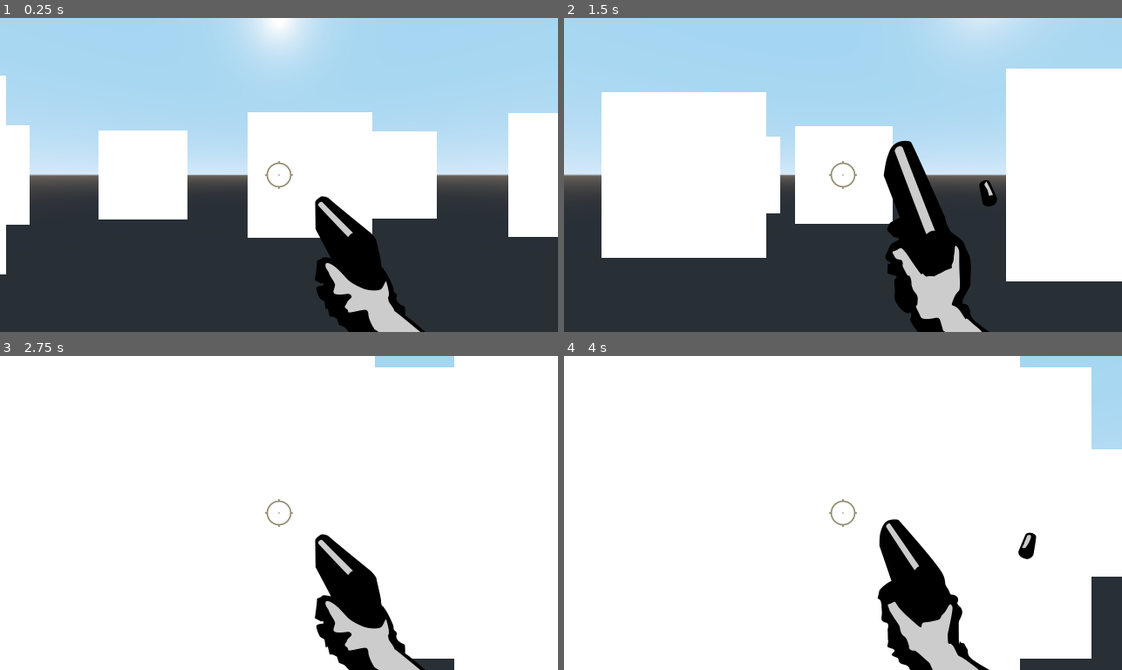
Above: before the commit, frames 1-4 (two rows, left to right).
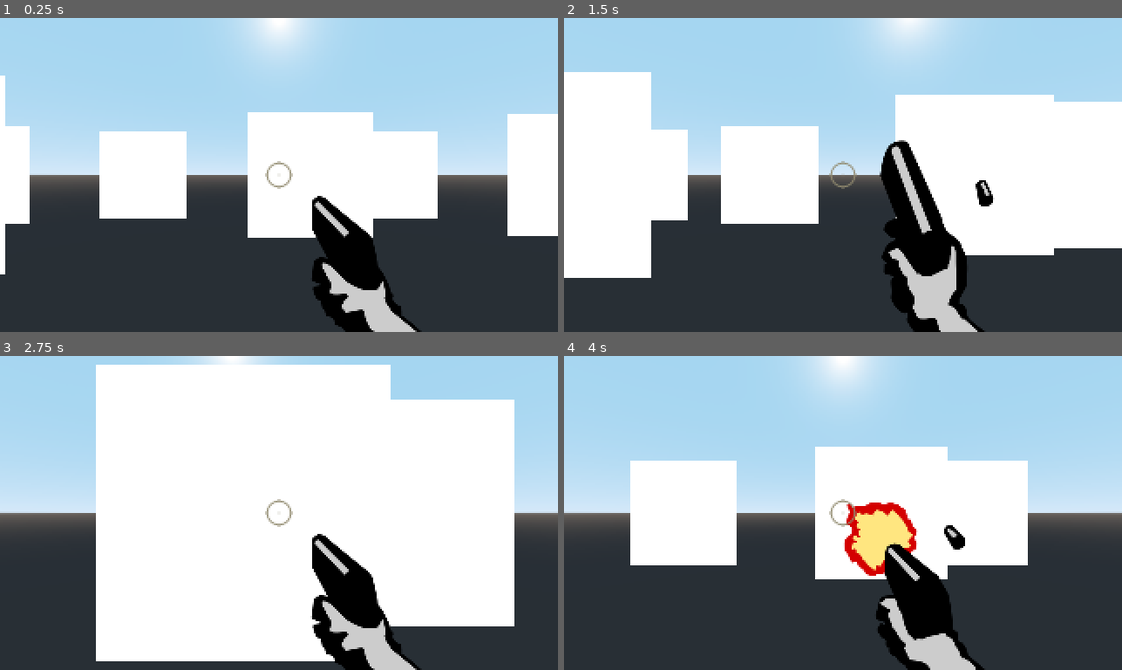
Above: after the commit, the same moments.

Repository: emanu-dev/godot-fps-prototype
Game: Godot game, scene res://World.tscn
Two runs of this game, one before a commit and one after it. Both use one fixed random seed, a clock stepped at 60 frames per second and the inputs below.
Inputs (mouse positions are in pixels of both pictures, inside the frame that each line leads up to):
- Up to frame 1 (0.25 s): no input
- Up to frame 2 (1.5 s): move the mouse to (870, 175) at 0.52 s; press the mouse at (870, 175) at 0.53 s; hold W (move_forwards) from 0.53 s (still down); move the mouse to (815, 175) at 1.27 s; release the mouse at (815, 175) at 1.28 s; click (815, 175) at 1.35 s
- Up to frame 3 (2.75 s): keep holding W (move_forwards); move the mouse to (290, 506) at 2.02 s; press the mouse at (290, 506) at 2.03 s
- Up to frame 4 (4 s): keep holding W (move_forwards); move the mouse to (837, 519) at 2.77 s; release the mouse at (837, 519) at 2.78 s; click (837, 519) at 2.85 s; move the mouse to (887, 516) at 3.52 s; press the mouse at (887, 516) at 3.53 s

The runs differ from the first frame. In frame 1, 1.9% of the frame differs, in the area x 0-100%, y 18-100%; in frame 2, 31%; in frame 3, 34%; in frame 4, 75%, in the area x 0-100%, y 0-100%.

Commit message:
Fix resolution and transparency

Diff:
--- a/Player.tscn
+++ b/Player.tscn
@@ -40,6 +40,7 @@
 anims/shoot = SubResource( 2 )
 
 [node name="CanvasLayer" type="CanvasLayer" parent="."]
+editor/display_folded = true
 
 [node name="Control" type="Control" parent="CanvasLayer"]
 anchor_left = 0.5
@@ -48,8 +49,8 @@
 anchor_bottom = 1.0
 
 [node name="Sprite" type="Sprite" parent="CanvasLayer/Control"]
-position = Vector2( 104, -128 )
-scale = Vector2( 0.5, 0.5 )
+position = Vector2( 50, -64.1812 )
+scale = Vector2( 0.250616, 0.250616 )
 texture = ExtResource( 2 )
 hframes = 4
 
@@ -58,6 +59,9 @@
 anchor_top = 0.5
 anchor_right = 0.5
 anchor_bottom = 0.5
-margin_left = -16.0
-margin_top = -16.0
+margin_left = -8.0
+margin_top = -8.0
+margin_right = 24.0
+margin_bottom = 24.0
+rect_scale = Vector2( 0.5, 0.5 )
 texture = ExtResource( 3 )
--- a/Zombie.tscn
+++ b/Zombie.tscn
@@ -41,9 +41,10 @@
 }
 
 [sub_resource type="SpatialMaterial" id=4]
-flags_transparent = true
 flags_unshaded = true
 params_billboard_mode = 2
+params_use_alpha_scissor = true
+params_alpha_scissor_threshold = 0.98
 
 [node name="Zombie" type="KinematicBody"]
 script = ExtResource( 1 )
--- a/project.godot
+++ b/project.godot
@@ -21,11 +21,11 @@
 
 [display]
 
-window/size/width=640
-window/size/height=360
+window/size/width=320
+window/size/height=180
 window/size/always_on_top=true
-window/size/test_width=640
-window/size/test_height=360
+window/size/test_width=960
+window/size/test_height=540
 window/stretch/mode="viewport"
 window/stretch/aspect="keep"
 
